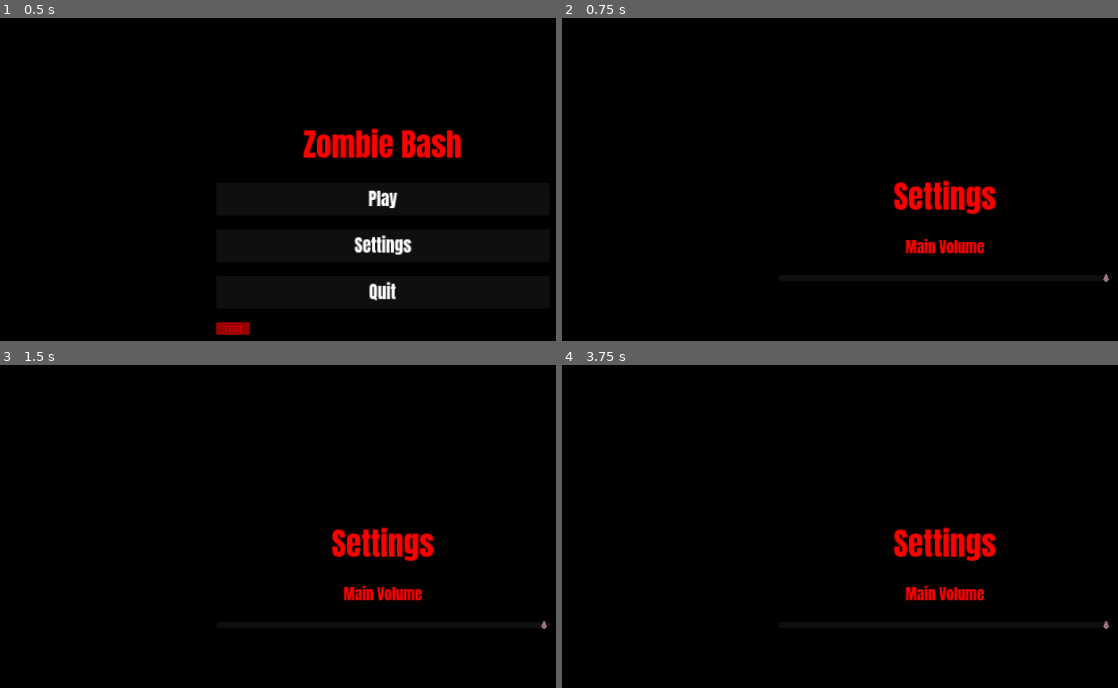
Above: before the commit, frames 1-4 (two rows, left to right).
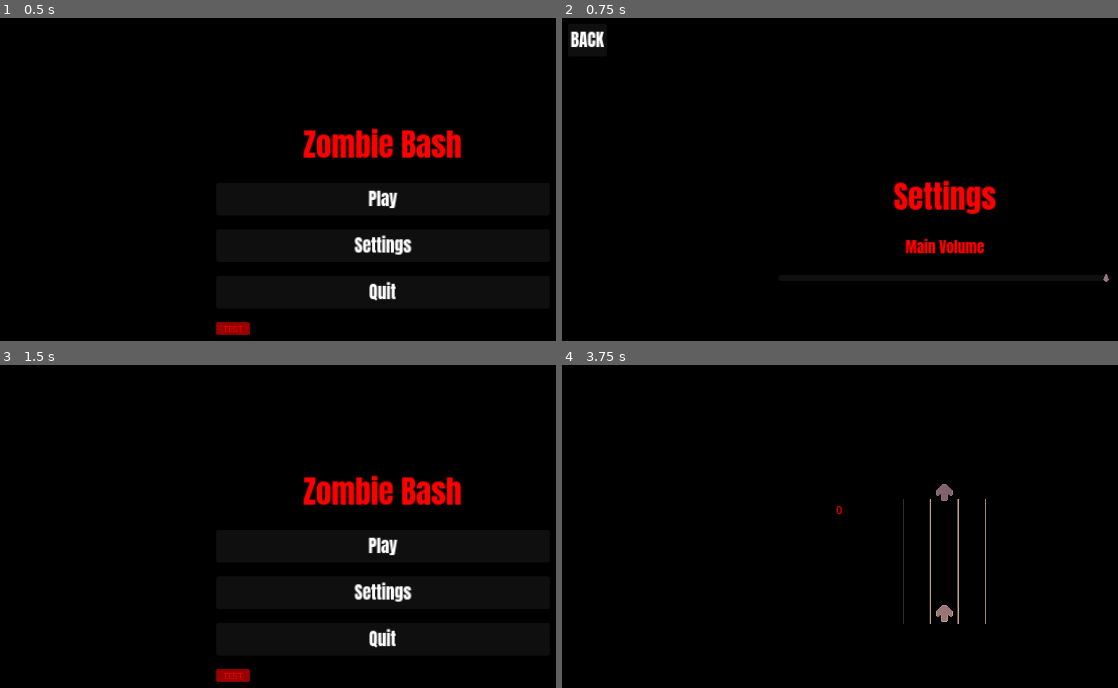
Above: after the commit, the same moments.

Repository: RobRob7/Team-Zombie-Bash
Game: Godot game, scene res://Scenes/MainMenu.tscn
Two runs of this game, one before a commit and one after it. Both use one fixed random seed, a clock stepped at 60 frames per second and the inputs below. Sound files missing from this copy of the repository are replaced by a short silence.
Inputs (mouse positions are in pixels of both pictures, inside the frame that each line leads up to):
- Up to frame 1 (0.5 s): no input
- Up to frame 2 (0.75 s): click "Settings" at 0.5 s
- Up to frame 3 (1.5 s): click (27, 387) at 1.25 s, where only the run after the commit has a clickable "BACK"
- Up to frame 4 (3.75 s): click (945, 545) at 2 s, where only the run after the commit has a clickable "Play"; tap Enter at 2.75 s; tap Space at 3.5 s

Frame 1 is identical in both runs. In frame 2, 0.3% of the frame differs, in the area x 1-8%, y 4-10%; in frame 3, 4.2%, in the area x 38-99%, y 34-99%; in frame 4, 2.3%.

Commit message:
Added back button to settins menu; added persistent audio level

Diff:
--- a/zombie-bash/Scenes/Settings.tscn
+++ b/zombie-bash/Scenes/Settings.tscn
@@ -1,6 +1,6 @@
 [gd_scene load_steps=8 format=3 uid="uid://bewjds73tyt4n"]
 
-[ext_resource type="Script" path="res://Scripts/settings.gd" id="1_7a7su"]
+[ext_resource type="Script" path="res://Scripts/Settings.gd" id="1_7a7su"]
 [ext_resource type="Texture2D" uid="uid://jovevpemrhyx" path="res://Sprites/ui/menu/black_bg.png" id="1_uymrb"]
 [ext_resource type="Theme" uid="uid://cmjmq1njlioqx" path="res://Themes/new_theme.tres" id="2_15k84"]
 [ext_resource type="Texture2D" uid="uid://biv3bkou2k7yx" path="res://Sprites/ui/slider_arrow1.png" id="3_qav1c"]
@@ -83,4 +83,13 @@
 step = 0.05
 value = 1.0
 
+[node name="BackButton" type="Button" parent="Main"]
+layout_mode = 0
+offset_left = 33.0
+offset_top = 30.0
+offset_right = 89.0
+offset_bottom = 77.0
+text = "BACK"
+
 [connection signal="value_changed" from="Main/CenterContainer/PanelContainer/MarginContainer/VBoxContainer/HSlider" to="." method="_on_h_slider_value_changed"]
+[connection signal="pressed" from="Main/BackButton" to="." method="_on_back_button_pressed"]
--- a/zombie-bash/Scripts/Global.gd
+++ b/zombie-bash/Scripts/Global.gd
@@ -14,6 +14,9 @@
 var okay = 0
 var missed = 0
 var grade = "NA"
+
+# will contain main volume value
+var main_volume_value = 1.0
 
 # will set the score for end screen stats
 func set_score(new):
--- a/zombie-bash/Scripts/MainMenu.gd
+++ b/zombie-bash/Scripts/MainMenu.gd
@@ -6,6 +6,7 @@
 
 # play button pressed (start game)
 func _on_play_button_pressed() -> void:
+	AudioServer.set_bus_volume_db(AudioServer.get_bus_index("Master"), linear_to_db(Global.main_volume_value))
 	if get_tree().change_scene_to_file("res://Scenes/Game.tscn") != OK:
 		print ("Error changing scene to Game")
 
--- a/zombie-bash/Scripts/settings.gd
+++ b/zombie-bash/Scripts/settings.gd
@@ -1,5 +1,15 @@
 extends Node
+
+# ran only once, when node enters scene
+func _ready():
+	$Main/CenterContainer/PanelContainer/MarginContainer/VBoxContainer/HSlider.value = Global.main_volume_value
 
 # slider interacted with (increases/decreases volume in db)
 func _on_h_slider_value_changed(value: float) -> void:
 	AudioServer.set_bus_volume_db(AudioServer.get_bus_index("Master"), linear_to_db(value))
+	Global.main_volume_value = value
+
+# called when back button is pressed
+func _on_back_button_pressed() -> void:
+	if get_tree().change_scene_to_file("res://Scenes/MainMenu.tscn") != OK:
+		print ("Error changing scene to MainMenu")
